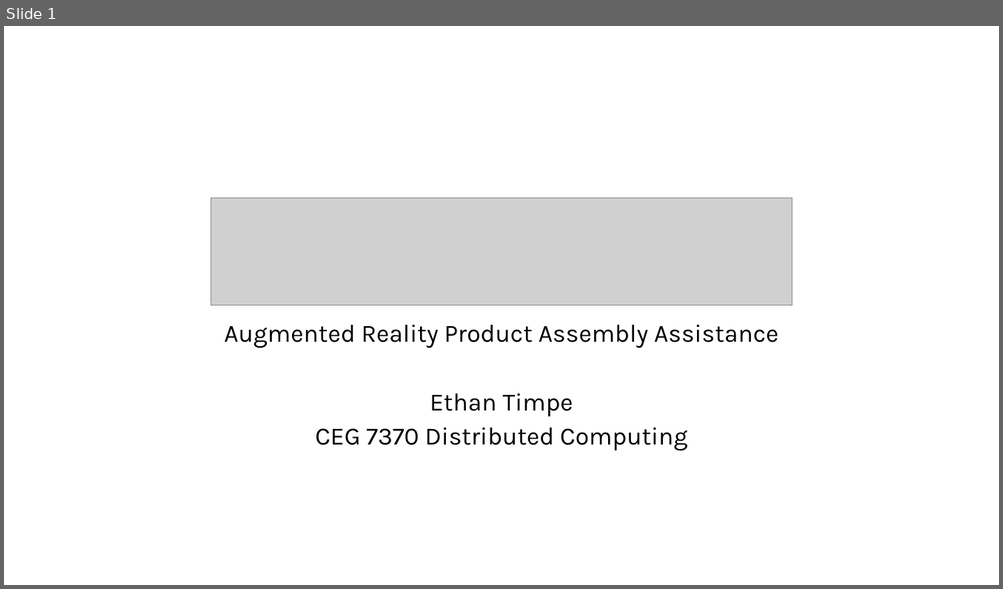
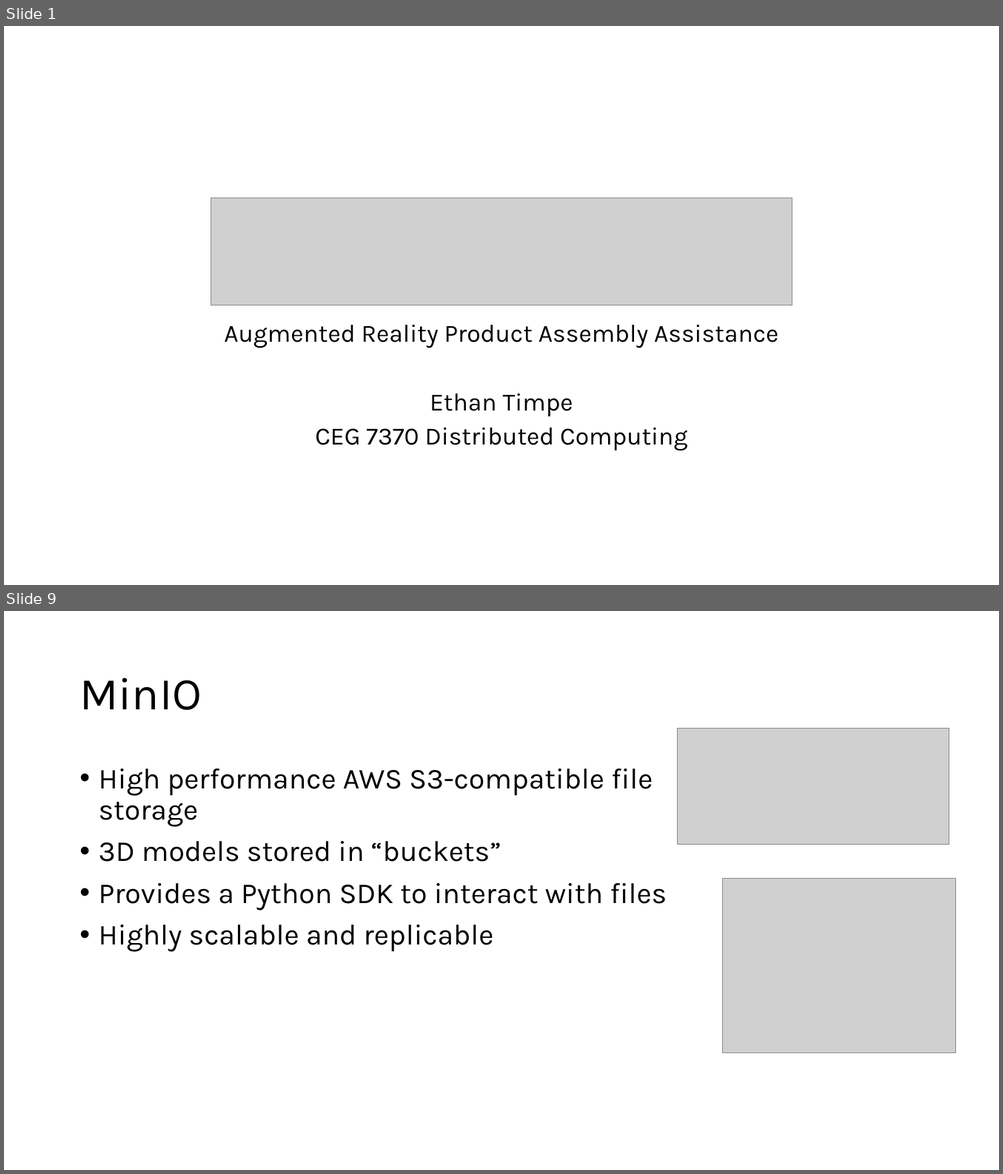
Before and after one commit to ethantimpe/AssemblAR, a slide deck: docs/slides/AssemblAR-Design.pptx. Shown one above the other, each under a label of ours: slide 1 before the commit, slides 1 and 9 after it; the slides between them are not shown. The pictures are 1003x589 and 1003x1174 pixels, drawn with LibreOffice and Linux fonts; fonts in the diff are those of the drawing; grey boxes stand for pictures. Boxes give left, top, right and bottom in pixels: in the first picture for what was removed or moved away, otherwise in the second. Text is boxed around its words. In the diff, an @@ line names an element or a change of style, - is before the commit and + after.

```diff
--- a/docs/slides/AssemblAR-Design.pptx
+++ b/docs/slides/AssemblAR-Design.pptx
@@ slide 9 added at box(4, 611, 999, 1170), background #FFFFFF @@
@@ title added at box(79, 678, 202, 710), 44 pt, text #000000 @@
+MinIO
@@ picture added at box(677, 728, 949, 845) @@
@@ text added at box(99, 769, 667, 952), 28 pt, text #000000 @@
+• High performance AWS S3-compatible file storage
+• 3D models stored in “buckets”
+• Provides a Python SDK to interact with files
+• Highly scalable and replicable
@@ picture added at box(722, 879, 955, 1054) @@
```
Also in this commit, not shown: 1 slide changed, 7 other slides added.
